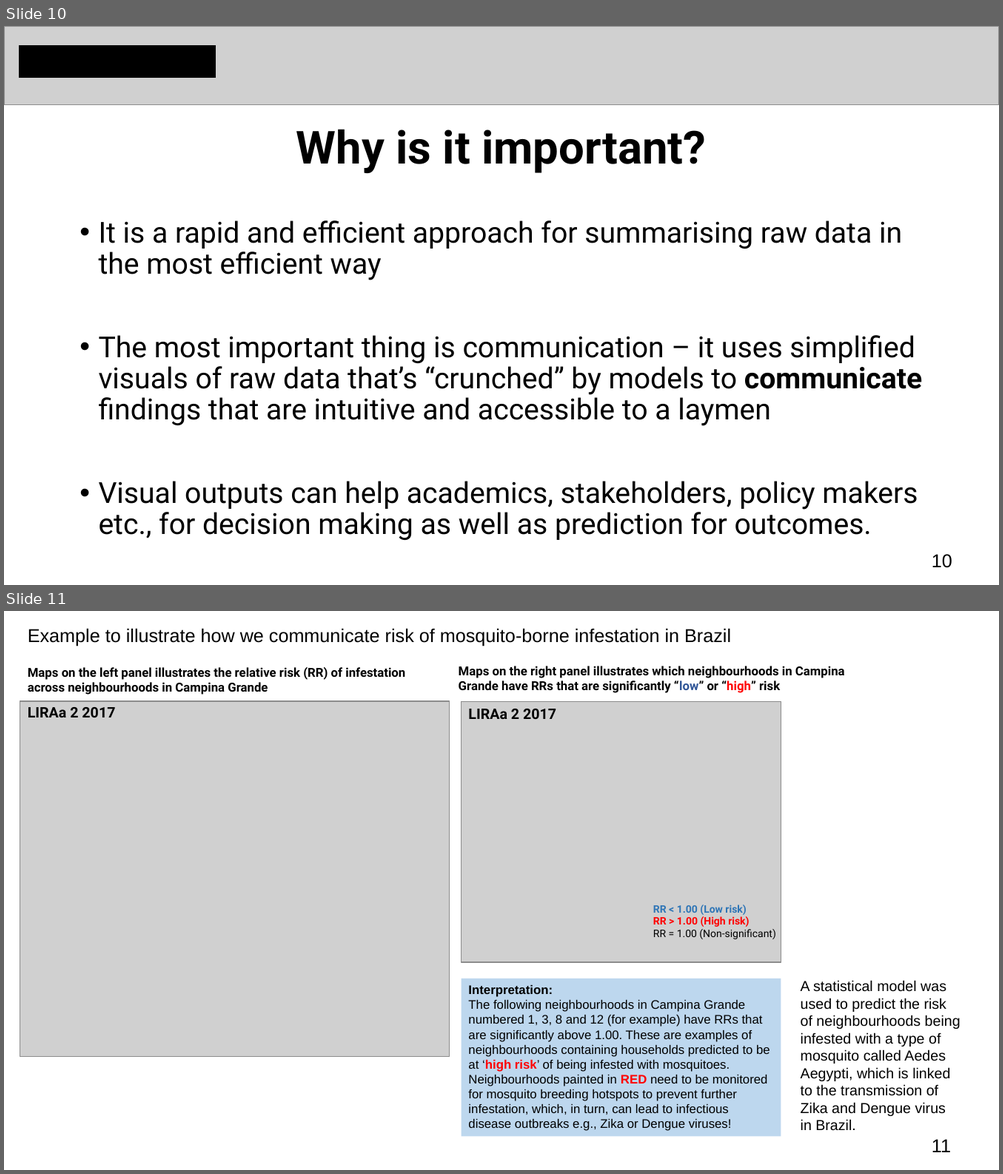
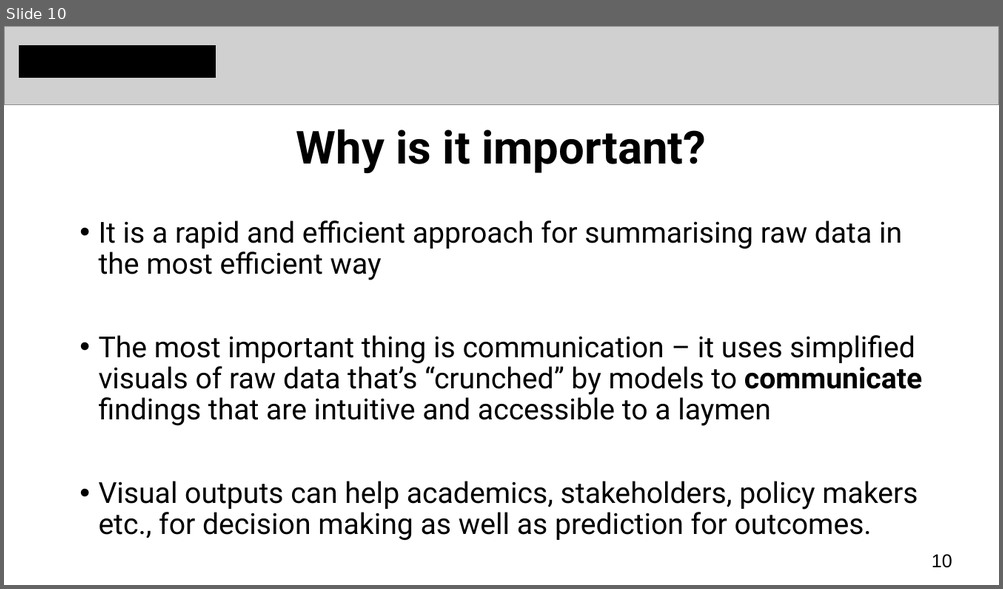
Before and after one commit to ucl-pols8-2526/POLS0008, a slide deck: Lecture_notes_ppts/POLS0008-2025-26 Week 3 Examining Data II.pptx. Shown one above the other, each under a label of ours: slides 10 and 11 before the commit, slide 10 after it. The pictures are 1003x1174 and 1003x589 pixels, drawn with LibreOffice and Linux fonts; fonts in the diff are those of the drawing; grey boxes stand for pictures. Boxes give left, top, right and bottom in pixels: in the first picture for what was removed or moved away, otherwise in the second. Text is boxed around its words. In the diff, an @@ line names an element or a change of style, - is before the commit and + after.

```diff
--- a/Lecture_notes_ppts/POLS0008-2025-26 Week 3 Examining Data II.pptx
+++ b/Lecture_notes_ppts/POLS0008-2025-26 Week 3 Examining Data II.pptx
@@ slide 11 removed at (4, 611, 999, 1170), background #FFFFFF @@
@@ text removed at (28, 628, 731, 647) @@
-Example to illustrate how we communicate risk of mosquito-borne infestation in Brazil
@@ text removed at (28, 667, 405, 695) @@
-Maps on the left panel illustrates the relative risk (RR) of infestation across neighbourhoods in Campina Grande
@@ text removed at (458, 666, 845, 693) @@
-Maps on the right panel illustrates which neighbourhoods in Campina Grande have RRs that are significantly “low” or “high” risk
@@ picture removed at (20, 701, 449, 1056) @@
@@ text removed at (28, 707, 115, 718) @@
-LIRAa 2 2017
@@ picture removed at (461, 701, 781, 963) @@
@@ text removed at (468, 709, 556, 719) @@
-LIRAa 2 2017
@@ text removed at (653, 905, 776, 940) @@
-RR < 1.00 (Low risk)
-RR > 1.00 (High risk)
-RR = 1.00 (Non-significant)
@@ rectangle removed at (461, 979, 781, 1137) @@
-Interpretation:
-The following neighbourhoods in Campina Grande numbered 1, 3, 8 and 12 (for example) have RRs that are significantly above 1.00. These are examples of neighbourhoods containing households predicted to be at ‘high risk’ of being infested with mosquitoes. Neighbourhoods painted in RED need to be monitored for mosquito breeding hotspots to prevent further infestation, which, in turn, can lead to infectious disease outbreaks e.g., Zika or Dengue viruses!
@@ text removed at (800, 980, 960, 1131) @@
-A statistical model was
-used to predict the risk
-of neighbourhoods being
-infested with a type of
-mosquito called Aedes
-Aegypti, which is linked
-to the transmission of
-Zika and Dengue virus
-in Brazil.
@@ page number removed at (931, 1139, 950, 1153) @@
-11
```
Also in this commit, not shown: 7 slides changed, 2 slides added, 1 other file.
